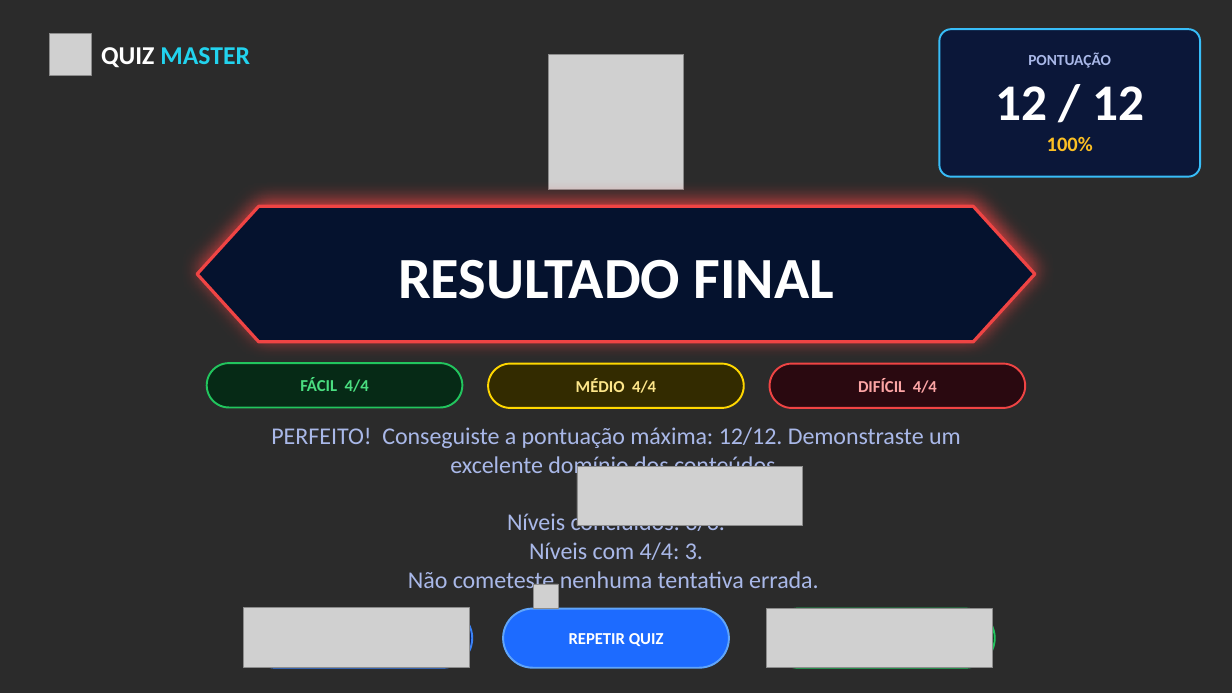
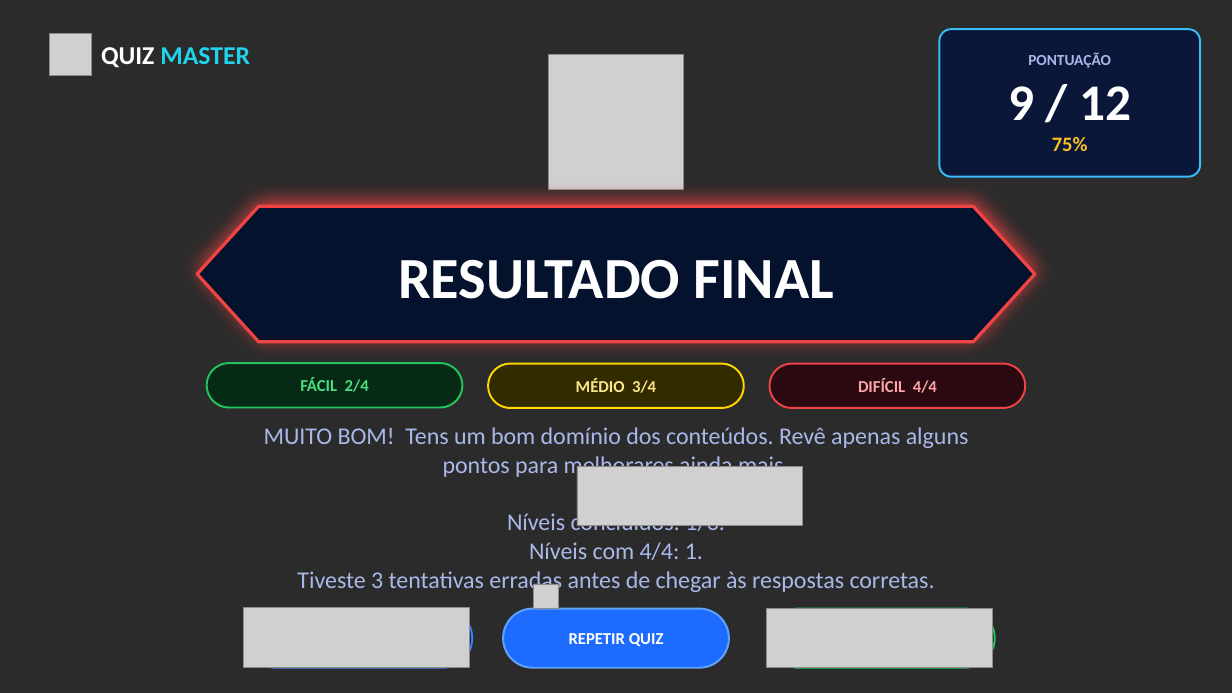
Before and after one commit to Alexandre-Andre-301/Trabalhos-de-TIC, a slide deck: slide 46 of Quiz PowerPoint/Quiz_Master_com_Resultado__1_.pptm. Drawn at 1232x693 pixels with LibreOffice and Linux fonts; fonts in the diff are those of the drawing; grey boxes stand for pictures; background and template pictures are left out; a plain dark background stands for a picture behind light text. Boxes give left, top, right and bottom in pixels: in the first picture for what was removed or moved away, otherwise in the second. Text is boxed around its words. In the diff, an @@ line names an element or a change of style, - is before the commit and + after.

Commit message:
Testa o projecto final; Tudo concluido

```diff
--- a/Quiz PowerPoint/Quiz_Master_com_Resultado__1_.pptm
+++ b/Quiz PowerPoint/Quiz_Master_com_Resultado__1_.pptm
@@ text in rounded rectangle at (1008, 86, 1131, 151): text changed @@
-12 / 12
-100%
+9 / 12
+75%
@@ text in rounded rectangle at (300, 378, 369, 392): text changed @@
-FÁCIL 4/4
+FÁCIL 2/4
@@ text in rounded rectangle at (576, 379, 656, 393): text changed @@
-MÉDIO 4/4
+MÉDIO 3/4
@@ text at (264, 427, 969, 594): text changed @@
-PERFEITO! Conseguiste a pontuação máxima: 12/12. Demonstraste um excelente domínio dos conteúdos.
-Níveis concluídos: 3/3.
-Níveis com 4/4: 3.
-Não cometeste nenhuma tentativa errada.
+MUITO BOM! Tens um bom domínio dos conteúdos. Revê apenas alguns pontos para melhorares ainda mais.
+Níveis concluídos: 1/3.
+Níveis com 4/4: 1.
+Tiveste 3 tentativas erradas antes de chegar às respostas corretas.
```
